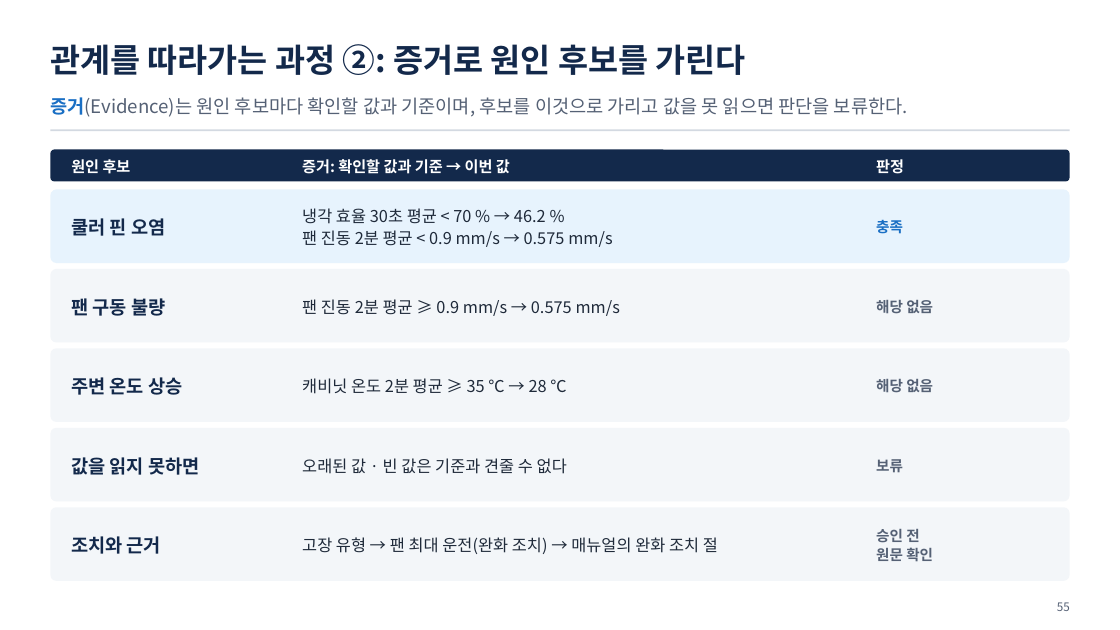
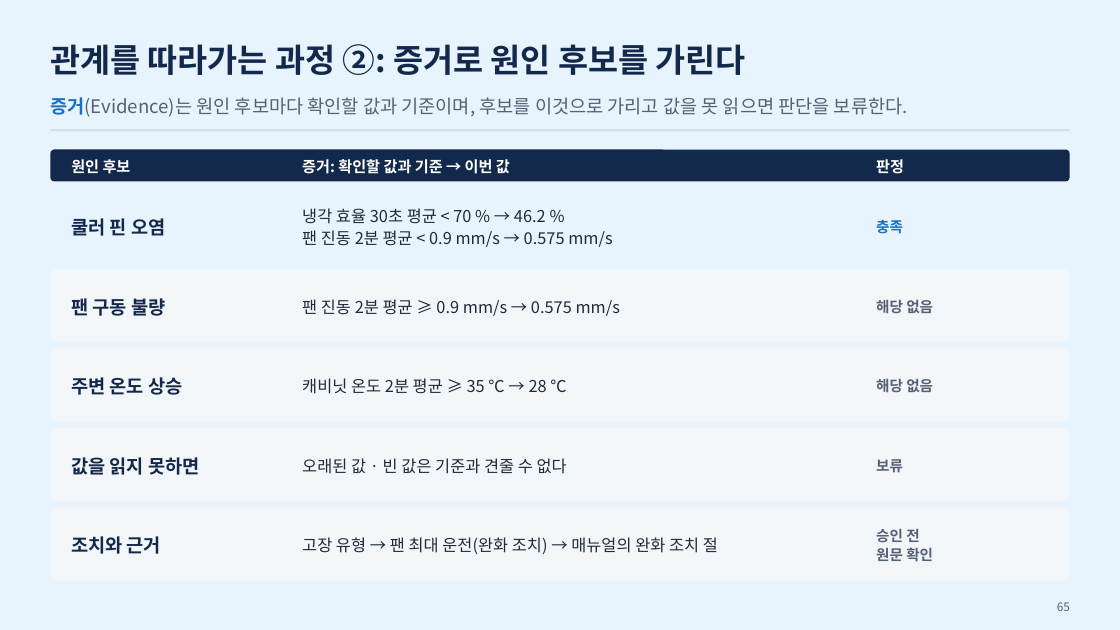
Before and after one commit to uengine-oss/hyd-iot-edu, a slide deck: slide 65 of workspace/강의제작/산출물/통합반/이론_오프라인/01회차/통합반_오프라인_01회차.pptx (slide 55 before the commit). Drawn at 1120x630 pixels with LibreOffice and Linux fonts; fonts in the diff are those of the drawing. Boxes give left, top, right and bottom in pixels: in the first picture for what was removed or moved away, otherwise in the second. Text is boxed around its words. In the diff, an @@ line names an element or a change of style, - is before the commit and + after.

```diff
--- a/workspace/강의제작/산출물/통합반/이론_오프라인/01회차/통합반_오프라인_01회차.pptx
+++ b/workspace/강의제작/산출물/통합반/이론_오프라인/01회차/통합반_오프라인_01회차.pptx
@@ background #FFFFFF to #E7F3FD @@
@@ text at bbox=[1057, 602, 1070, 611]: text changed @@
-55
+65
```
Also in this commit, not shown: 58 other slides changed, 11 slides added, 1 slide removed, 2 other files.
